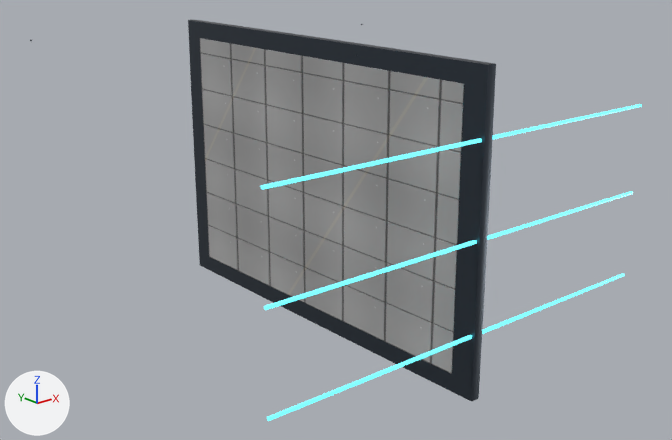
One commit to the Blender file assets/ships/parts/blender/place_station_billboard_authored.blend: the scene before it, then after it.
One viewpoint serves both versions: a 50 mm camera at (-22.9, -28.5, 16.3) aimed at (-0.7, -2.1, 5.2). The lights are fixed; the arrows at lower left show +X, +Y and +Z. The older version comes first.

Objects in the first picture: 'Billboard_Back', 'place_station_billboard_Material_Accent_Merged', 'place_station_billboard_Material_Mechanical_Merged'.
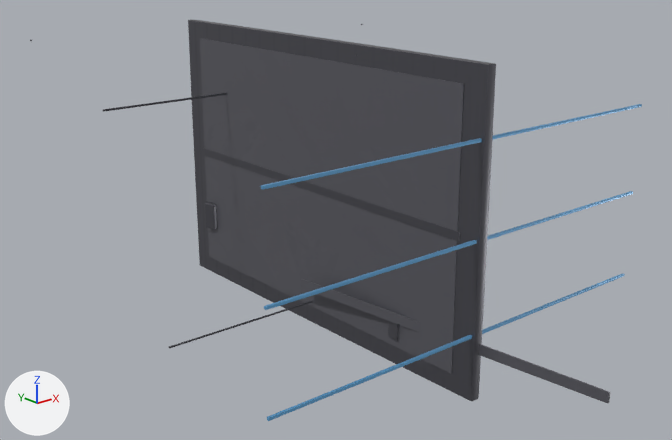
The change, as a list of edits to the scene's bpy script:
```text
Change mat_material_accent:
    remove # nodes: BsdfPrincipled, OutputMaterial
    remove # colours: cyan #59adb8, cyan #50d3e1
    nodes: BsdfPrincipled, Mix, OutputMaterial, SeparateColor, TexImage
    colours: blue #5089b3, blue #7cc4f9
    uses the picture img_place_station_billboard_wear_mask_2k_jpg
Add mat_material_mechanical:
    mat_material_mechanical = bpy.data.materials.new('Material_Mechanical')
    # colours: dark grey #616169
    # uses the picture img_place_station_billboard_wear_mask_2k_jpg
Add mat_material_hull:
    mat_material_hull = bpy.data.materials.new('Material_Hull')
    # colours: dark grey #616169
    # uses the picture img_place_station_billboard_wear_mask_2k_jpg
Change me_billboard_back:
    where me_billboard_back.from_pydata(...)  # 54 vertices, 48 faces; spans x -0.1..0.1, y -8.0..8.0, z -5.2..5.2
    remove me_billboard_back.materials.append(mat_material_hull_001)
    add me_billboard_back.materials.append(mat_material_hull)
Change me_place_station_billboard_material_mechanical_merged:
    where me_place_station_billboard_material_mechanical_merged.from_pydata(...)  # 222 vertices, 348 faces; spans x -8.9..4.4, y -9.0..9.0, z 0.0..12.1
    remove me_place_station_billboard_material_mechanical_merged.materials.append(mat_material_mechanical_001)  # greyish blue #424b55
    add me_place_station_billboard_material_mechanical_merged.materials.append(mat_material_mechanical)
Add ob_det_rivet_row:
    ob_det_rivet_row = bpy.data.objects.new('DET_rivet_row', me_cube_009)  # a box spanning x -0.5..0.5, y -0.5..0.5, z -0.5..0.5; modifiers BEVEL, WEIGHTED_NORMAL
    ob_det_rivet_row.parent = ob_billboard_back
    ob_det_rivet_row.location = (-0.15, 0.0, 1.0)
    ob_det_rivet_row.scale = (14.0, 0.06, 0.06)
Add ob_det_cavity_grime_vent:
    ob_det_cavity_grime_vent = bpy.data.objects.new('DET_cavity_grime_vent', me_cube_009.copy())  # modifiers BEVEL, WEIGHTED_NORMAL
    ob_det_cavity_grime_vent.parent = ob_billboard_back
    ob_det_cavity_grime_vent.location = (-0.17, -5.0, 1.5)
    ob_det_cavity_grime_vent.scale = (0.3, 0.5, 0.8)
Add ob_det_weather_strip:
    ob_det_weather_strip = bpy.data.objects.new('DET_weather_strip', me_cube_004)  # a box spanning x -0.5..0.5, y -0.5..0.5, z -0.5..0.5; modifiers BEVEL, WEIGHTED_NORMAL
    ob_det_weather_strip.parent = ob_billboard_back
    ob_det_weather_strip.location = (-0.14, -7.0, 2.0)
    ob_det_weather_strip.rotation_euler = (0.0, 0.0, 0.1)  # degrees (0, 0, 5.7)
    ob_det_weather_strip.scale = (0.06, 14.0, 0.4)
Add ob_det_bolt_row:
    ob_det_bolt_row = bpy.data.objects.new('DET_bolt_row', me_cube_009.copy())  # modifiers BEVEL, WEIGHTED_NORMAL
    ob_det_bolt_row.parent = ob_billboard_back
    ob_det_bolt_row.location = (-0.16, 6.0, 9.0)
    ob_det_bolt_row.scale = (12.0, 0.08, 0.08)
Add ob_det_mount_bracket:
    ob_det_mount_bracket = bpy.data.objects.new('DET_mount_bracket', me_cube_009.copy())  # modifiers BEVEL, WEIGHTED_NORMAL
    ob_det_mount_bracket.parent = ob_billboard_back
    ob_det_mount_bracket.location = (-0.2, 7.5, 3.0)
    ob_det_mount_bracket.rotation_euler = (0.0, 0.0, 0.2)  # degrees (0, 0, 11)
    ob_det_mount_bracket.scale = (0.5, 0.6, 1.2)
Add ob_det_sign_frame_rail:
    ob_det_sign_frame_rail = bpy.data.objects.new('DET_sign_frame_rail', me_cube_009.copy())  # modifiers BEVEL, WEIGHTED_NORMAL
    ob_det_sign_frame_rail.parent = ob_billboard_back
    ob_det_sign_frame_rail.location = (-0.18, 0.0, 6.0)
    ob_det_sign_frame_rail.scale = (0.14, 16.2, 0.35)
```

Location of each change, (x1, y1, x2, y2) in pixels of the pictures (672 x 440 px):
'Billboard_Back', recoloured (darker)
    both: (200, 38, 464, 373)
'place_station_billboard_Material_Mechanical_Merged', recoloured
    both: (188, 20, 496, 401)
'place_station_billboard_Material_Accent_Merged', surface changed
    both: (261, 104, 642, 421)
'DET_weather_strip', added
    after: (301, 279, 610, 403)
'DET_sign_frame_rail', added
    after: (203, 148, 460, 241)
'DET_rivet_row', added
    after: (169, 301, 313, 348)
'DET_mount_bracket', added
    after: (205, 202, 217, 229)
'DET_bolt_row', added
    after: (103, 93, 227, 112)
'DET_cavity_grime_vent', added
    after: (388, 321, 399, 340)
